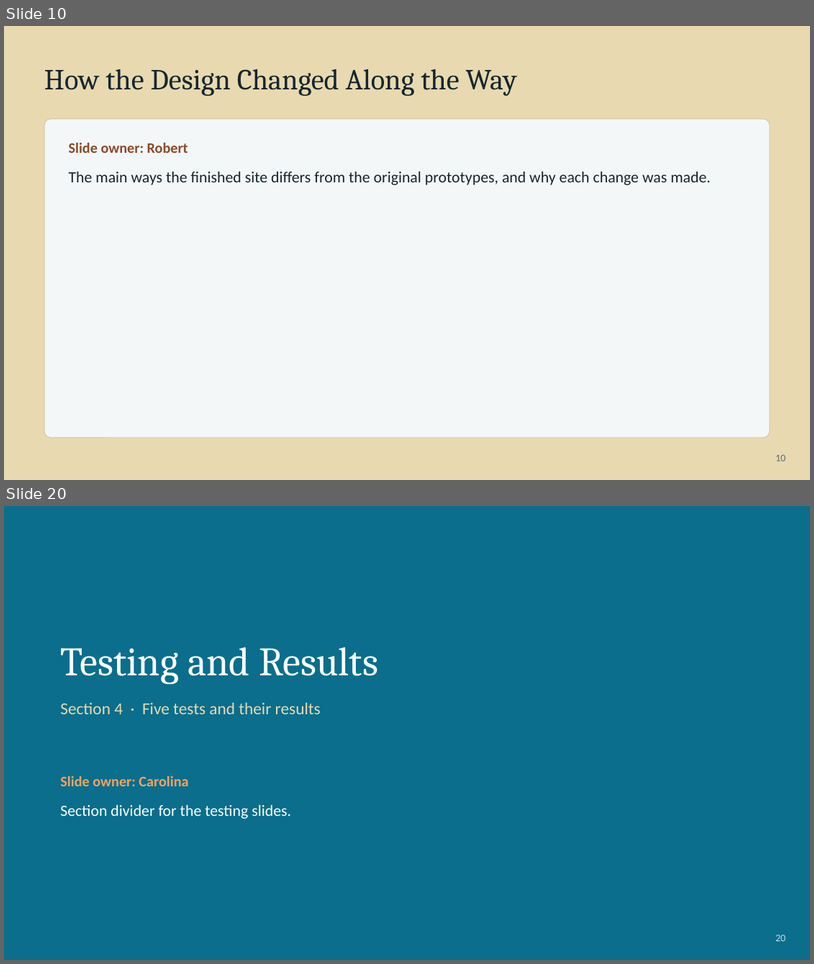
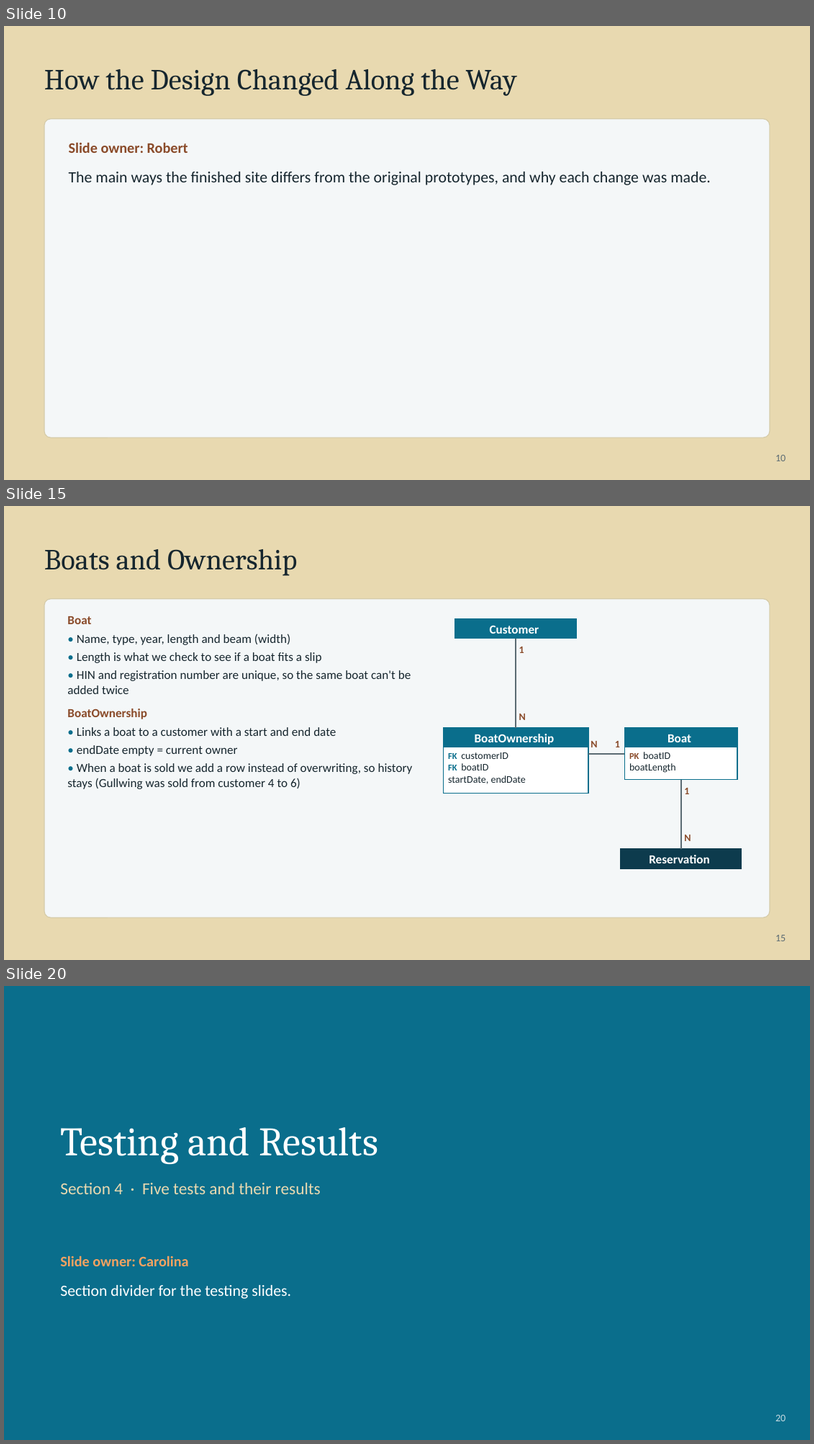
Before and after one commit to BobbyJoeCool/csd460-blueteam, a slide deck: Class_Information/Module-10/Presentation/QA-Presentation-Fernandez.pptx. Shown one above the other, each under a label of ours: slides 10 and 20 before the commit, slides 10, 15 and 20 after it; the slides between them are not shown. The pictures are 814x964 and 814x1444 pixels, drawn with LibreOffice and Linux fonts; fonts in the diff are those of the drawing. Boxes give left, top, right and bottom in pixels: in the first picture for what was removed or moved away, otherwise in the second. Text is boxed around its words. In the diff, an @@ line names an element or a change of style, - is before the commit and + after.

```diff
--- a/Class_Information/Module-10/Presentation/QA-Presentation-Fernandez.pptx
+++ b/Class_Information/Module-10/Presentation/QA-Presentation-Fernandez.pptx
@@ slide 15 added at bbox=[4, 506, 810, 960], background #E8D9B0 @@
@@ text added at bbox=[44, 549, 297, 576], 26 pt, text #16262E @@
+Boats and Ownership
@@ rounded rectangle added at bbox=[44, 599, 770, 917], fill #F4F7F8, outline #D5CBA8 0.75 pt @@
@@ text added at bbox=[67, 616, 413, 789], 11 pt, text #16262E @@
+Boat
+• Name, type, year, length and beam (width)
+• Length is what we check to see if a boat fits a slip
+• HIN and registration number are unique, so the same boat can't be added twice
+BoatOwnership
+• Links a boat to a customer with a start and end date
+• endDate empty = current owner
+• When a boat is sold we add a row instead of overwriting, so history stays (Gullwing was sold from customer 4 to 6)
@@ rectangle added at bbox=[455, 619, 576, 638], fill #FFFFFF, outline #0A6E8C 1 pt @@
@@ rectangle added at bbox=[455, 619, 576, 638], fill #0A6E8C, outline #0A6E8C 0.5 pt, 11 pt, text #FFFFFF, bold @@
+Customer
@@ line added from (516, 638) to (516, 728), #5B6B73 1.25 pt @@
@@ text added at bbox=[520, 646, 525, 653], 9 pt, text #8A4B2A, bold @@
+1
@@ text added at bbox=[520, 713, 526, 720], 9 pt, text #8A4B2A, bold @@
+N
@@ rectangle added at bbox=[443, 728, 589, 793], fill #FFFFFF, outline #0A6E8C 1 pt @@
@@ rectangle added at bbox=[443, 728, 589, 747], fill #0A6E8C, outline #0A6E8C 0.5 pt, 11 pt, text #FFFFFF, bold @@
+BoatOwnership
@@ text added at bbox=[591, 741, 597, 747], 9 pt, text #8A4B2A, bold @@
+N
@@ text added at bbox=[615, 741, 620, 747], 9 pt, text #8A4B2A, bold @@
+1
@@ rectangle added at bbox=[625, 728, 738, 780], fill #FFFFFF, outline #0A6E8C 1 pt @@
@@ rectangle added at bbox=[625, 728, 738, 747], fill #0A6E8C, outline #0A6E8C 0.5 pt, 11 pt, text #FFFFFF, bold @@
+Boat
@@ text added at bbox=[448, 752, 526, 784], 9 pt, text #16262E @@
+FK customerID
+FK boatID
+startDate, endDate
@@ line added from (625, 754) to (589, 754), #5B6B73 1.25 pt @@
@@ text added at bbox=[630, 752, 676, 772], 9 pt, text #16262E @@
+PK boatID
+boatLength
@@ line added from (682, 780) to (682, 849), #5B6B73 1.25 pt @@
@@ text added at bbox=[684, 788, 689, 794], 9 pt, text #8A4B2A, bold @@
+1
@@ rectangle added at bbox=[621, 849, 742, 868], fill #FFFFFF, outline #0D3B4D 1 pt @@
@@ rectangle added at bbox=[621, 849, 742, 868], fill #0D3B4D, outline #0D3B4D 0.5 pt, 11 pt, text #FFFFFF, bold @@
+Reservation
@@ text added at bbox=[684, 834, 691, 841], 9 pt, text #8A4B2A, bold @@
+N
@@ text added at bbox=[776, 934, 786, 941], 9 pt, text #5B6B73 @@
+15
```
Also in this commit, not shown: 2 slides changed, 8 other slides added, 9 slides removed.
